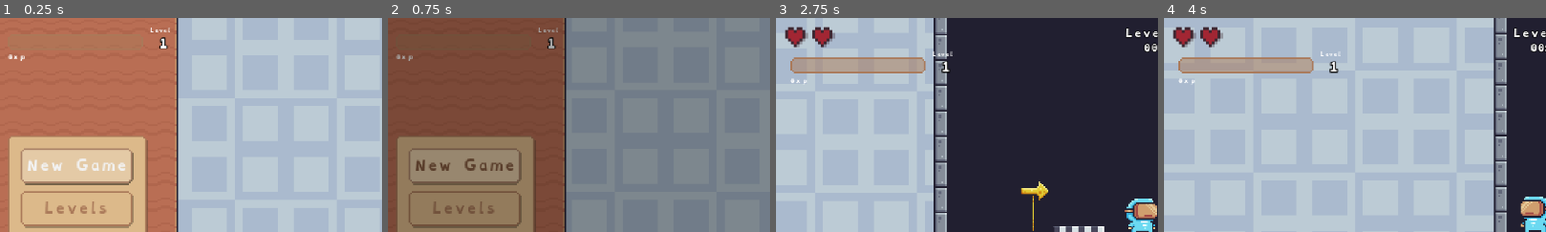
Above: before the commit, frames 1-4 (left to right).
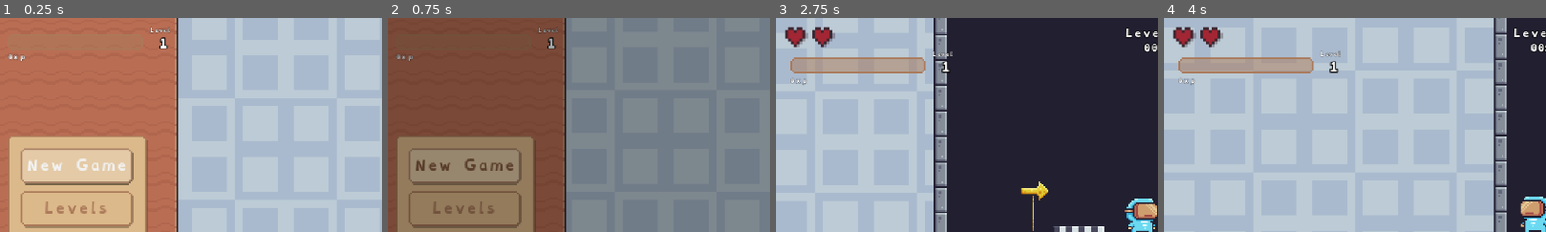
Above: after the commit, the same moments.

Repository: bennytha/platformer
Game: Godot game, scene res://game/screens/start_screen/start_screen.tscn
The game is run twice, just before and just after one commit, with the same random seed, the same clock (stepped at 60 frames per second) and the same inputs.
Inputs (mouse positions are % of the whole screen's width and height, from its top left):
- Up to frame 1 (0.25 s): no input
- Up to frame 2 (0.75 s): click "New Game" at 0.5 s
- Up to frame 3 (2.75 s): tap Enter at 1.25 s; move the mouse to (72, 45) at 1.27 s; hold D (move_right) 1.28-2 s; tap Space (jump) at 1.35, 1.52, 1.82 s; click (72, 45) at 1.42 s; drag from (30, 55) to (61, 68) at 2.02 s
- Up to frame 4 (4 s): move the mouse to (60, 28) at 2.77 s; hold A (move_left) 2.78-3.5 s; tap E (interact) at 2.85 s; tap Space (jump) at 3.05 s; drag from (45, 70) to (97, 82) at 3.52 s
The pictures show only the part of the screen within x 0-50%, y 0-50%; the shares and areas given below are measured in that part.

The runs differ from the first frame. In frame 1, 0.1% of the frame differs, in the area x 2-45%, y 4-21%; in frame 2, less than 0.1%; in frame 3, 0.1%; in frame 4, 0.1%, in the area x 3-47%, y 15-32%.

Commit message:
jump audio updated and effects for and sound when level up and xp gained

Diff:
--- a/autoload/script/profile_manager.gd
+++ b/autoload/script/profile_manager.gd
@@ -35,7 +35,7 @@
 	xp_gained.emit(xp_gained_amount, current_xp, get_required_xp(current_level))
 
 func get_required_xp(level: int) -> int:
-	return int(100.0 * pow(level, 1.5))
+	return int(100.0 * pow(level, 1.1))
 
 func save_game() -> void:
 	var data := SaveData.new()
--- a/common/components/inventory_component.gd
+++ b/common/components/inventory_component.gd
@@ -6,6 +6,7 @@
 
 func add_item(item: CollectableModel) -> void:
 	items.append(item)
+	ProfileManager.add_end_game_score(10)
 	EventBus.inventory_updated.emit(items)
 
 func remove_item(item: CollectableModel) -> bool:
--- a/common/scenes/game_progress/game_progress.gd
+++ b/common/scenes/game_progress/game_progress.gd
@@ -1,11 +1,14 @@
 # GameOverUI.gd
 extends Control
+const LEVEL_UP_AUDIO = preload("uid://sniig4qx8ts3")
 
 @onready var xp_bar: ProgressBar = $MarginContainer/HBoxContainer/VBoxContainer/XpBar
 @onready var xp_count: Label = $MarginContainer/HBoxContainer/VBoxContainer/XpCount
 @onready var level_label: Label = $MarginContainer/HBoxContainer/VBoxContainer2/LevelLabel
 
-var current_stat: Dictionary ={}
+var current_stat: Dictionary = {}
+var xp_tween: Tween
+
 func _ready():
 	set_current_stat()
 	# Connect to autoload signals
@@ -13,20 +16,28 @@
 	ProfileManager.level_up.connect(_on_level_up)
 
 func _on_xp_gained(_amount, current, needed):
-	print('xp:',_amount, current, needed)
-	xp_bar.max_value = needed + current
-	xp_bar.value = current
+	_animate_xp_bar(current, needed + current)
 	xp_count.text = str(current) + 'xp'
 
 func _on_level_up(new_level):
-	print('new level:',new_level)
-	level_label.text =  str(new_level)
+	level_label.text = str(new_level)
 	# Play level-up animation or sound effect here
+	AudioManager.play_ui_sfx(LEVEL_UP_AUDIO)
 
 func set_current_stat():
 	current_stat = ProfileManager.get_current_stats()
-	#if current_stat
 	level_label.text = str(current_stat.level)
-	xp_bar.max_value = current_stat.xp + current_stat.xp_needed
-	xp_bar.value = current_stat.xp
+	_animate_xp_bar(current_stat.xp, current_stat.xp + current_stat.xp_needed)
 	xp_count.text = str(current_stat.xp) + 'xp'
+
+func _animate_xp_bar(new_value: int, new_max_value: int) -> void:
+	if xp_tween:
+		xp_tween.kill()
+
+	var start_value = xp_bar.value
+	xp_bar.max_value = new_max_value
+	xp_tween = create_tween()
+	xp_tween.tween_property(xp_bar, "value", new_value, 0.25).set_trans(Tween.TRANS_SINE).set_ease(Tween.EASE_OUT)
+
+	if new_value < start_value:
+		xp_bar.value = new_value
--- a/common/scenes/game_progress/game_progress.tscn
+++ b/common/scenes/game_progress/game_progress.tscn
@@ -47,6 +47,7 @@
 layout_mode = 2
 size_flags_horizontal = 0
 size_flags_vertical = 0
+theme_override_constants/outline_size = 1
 theme_override_font_sizes/font_size = 4
 text = "1343 xp"
 
@@ -57,6 +58,7 @@
 
 [node name="Label" type="Label" parent="MarginContainer/HBoxContainer/VBoxContainer2" unique_id=584363777]
 layout_mode = 2
+theme_override_constants/outline_size = 1
 theme_override_font_sizes/font_size = 3
 text = "Level"
 
--- a/game/actors/player/player.tscn
+++ b/game/actors/player/player.tscn
@@ -24,7 +24,7 @@
 [ext_resource type="Script" uid="uid://d2lyrt4bmmuns" path="res://game/actors/player/state/wall_slide_state.gd" id="17_wt23p"]
 [ext_resource type="Script" uid="uid://banirjk5e8uc3" path="res://game/actors/player/state/death_state.gd" id="20_iuf2t"]
 [ext_resource type="Script" uid="uid://baar4o3bffs0g" path="res://game/actors/player/state/force_jump_state.gd" id="21_jrjdb"]
-[ext_resource type="AudioStream" uid="uid://c83techa8rlja" path="res://assets/audio/jump.wav" id="25_a20ea"]
+[ext_resource type="AudioStream" uid="uid://deidhixobna5v" path="res://assets/audio/jump.mp3" id="25_b3c30"]
 [ext_resource type="AudioStream" uid="uid://jsrv41kk72d4" path="res://assets/audio/hurt.mp3" id="26_b3c30"]
 
 [sub_resource type="RectangleShape2D" id="RectangleShape2D_u7b46"]
@@ -478,7 +478,7 @@
 shape = SubResource("RectangleShape2D_v4iqv")
 
 [node name="JumpAudio" type="AudioStreamPlayer2D" parent="." unique_id=30184059]
-stream = ExtResource("25_a20ea")
+stream = ExtResource("25_b3c30")
 bus = &"SFX"
 
 [node name="HurtAudio" type="AudioStreamPlayer2D" parent="." unique_id=2038799682]
Not shown, added: assets/audio/jump.mp3.import
Not shown, removed: assets/audio/jump.wav.import
Not shown, added: assets/audio/level_up.mp3.import
Not shown, added: assets/audio/jump.mp3
Not shown, removed: assets/audio/jump.wav
Not shown, added: assets/audio/level_up.mp3
